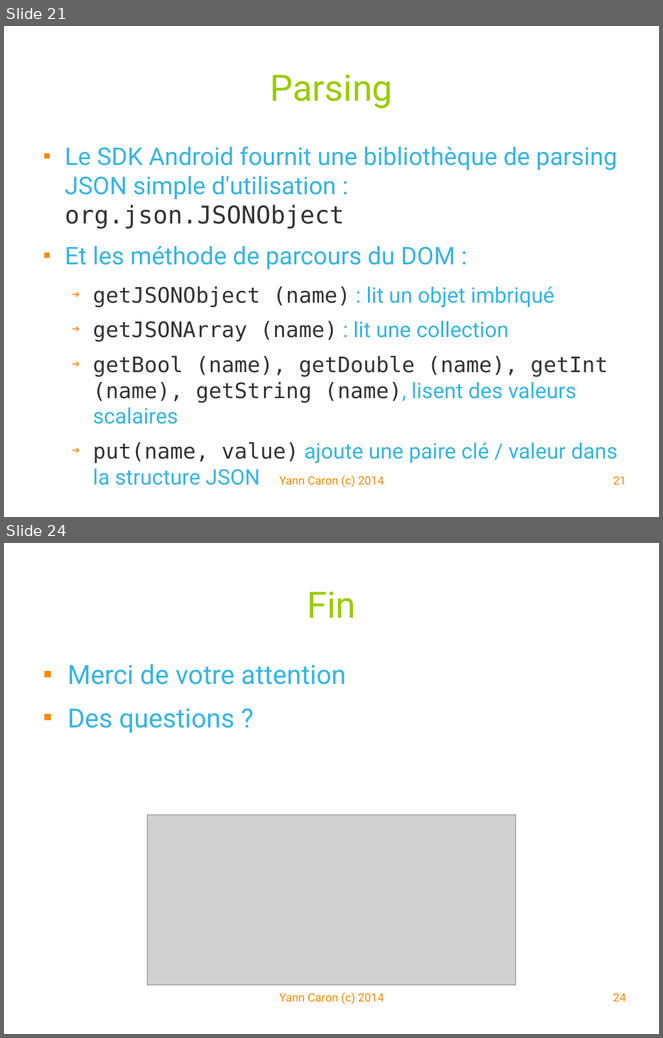
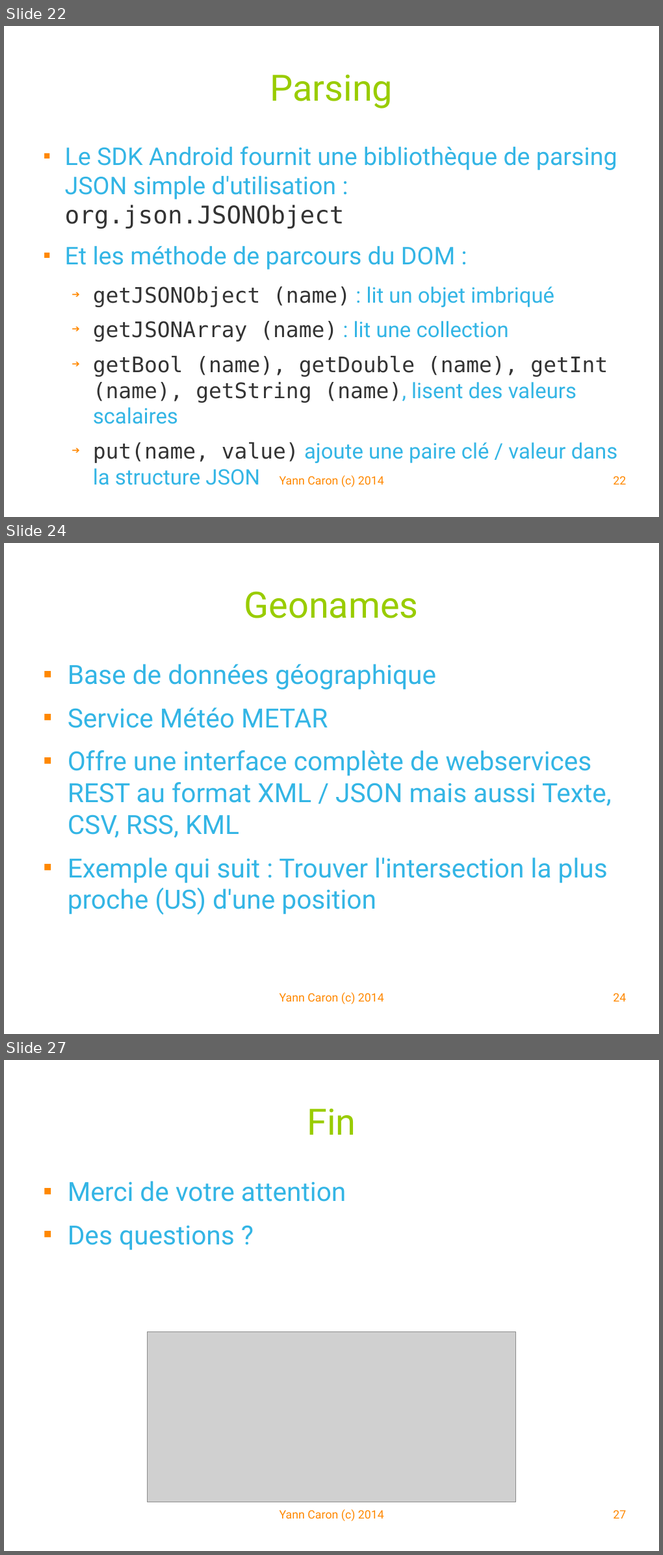
Before and after one commit to YannCaron/Android-ENSG, a slide deck: 09 - WebServices.odp. Shown one above the other, each under a label of ours: slides 21 and 24 before the commit, slides 22, 24 and 27 after it; the slides between them are not shown. The pictures are 663x1038 and 663x1555 pixels, drawn with LibreOffice and Linux fonts; fonts in the diff are those of the drawing; grey boxes stand for pictures; background and template pictures are left out. Boxes give left, top, right and bottom in pixels: in the first picture for what was removed or moved away, otherwise in the second. Text is boxed around its words. In the diff, an @@ line names an element or a change of style, - is before the commit and + after.

Commit message:
webservice

```diff
--- a/09 - WebServices.odp
+++ b/09 - WebServices.odp
@@ slide 24 added at (x1=4, y1=543, x2=659, y2=1034), background picture (left out) @@
@@ title added at (x1=244, y1=591, x2=419, y2=618), 44 pt, text #99CC00 @@
+Geonames
@@ text added at (x1=68, y1=664, x2=612, y2=915), 32 pt, text #33B5E5 @@
+■ Base de données géographique
+■ Service Météo METAR
+■ Offre une interface complète de webservices REST au format XML / JSON mais aussi Texte, CSV, RSS, KML
+■ Exemple qui suit : Trouver l'intersection la plus proche (US) d'une position
@@ text added at (x1=280, y1=993, x2=384, y2=1005), 14 pt, text #FF8800 @@
+Yann Caron (c) 2014
@@ page number added at (x1=613, y1=993, x2=626, y2=1002), 14 pt, text #FF8800 @@
+24
@@ what was slide 21 is now slide 22 @@
@@ page number at (x1=613, y1=476, x2=626, y2=485): text changed @@
-21
+22
@@ what was slide 24 is now slide 27 @@
@@ page number at (x1=613, y1=1510, x2=626, y2=1519): text changed @@
-24
+27
```
Also in this commit, not shown: 3 slides changed, 3 other slides added, 1 slide removed, 1 other file.
